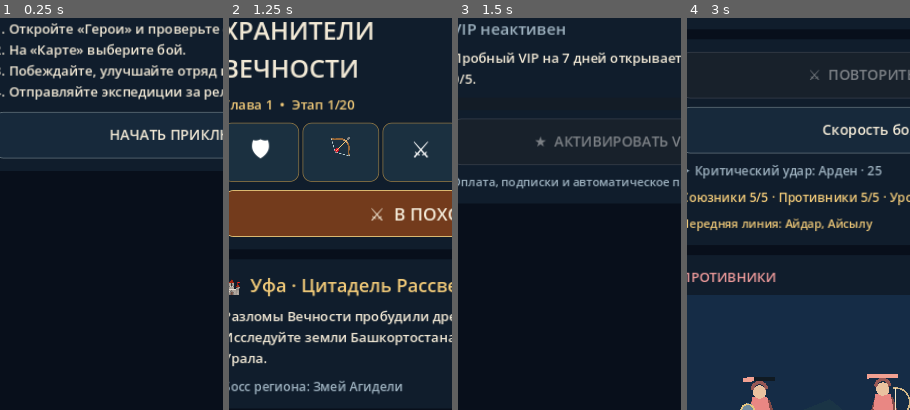
Above: before the commit, frames 1-4 (left to right).
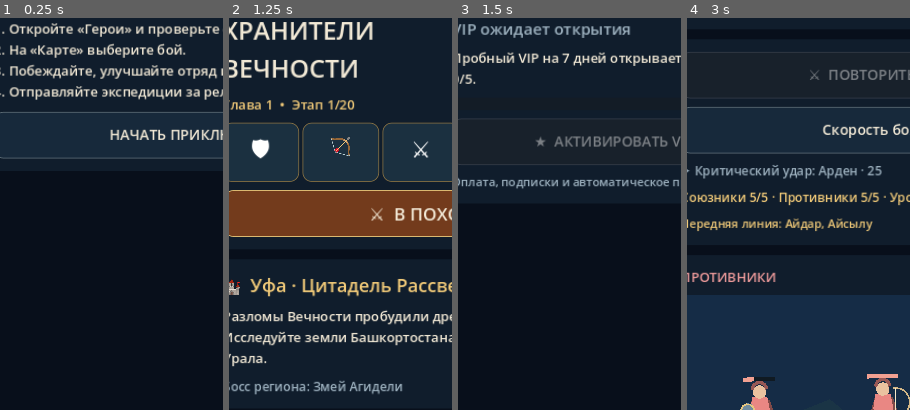
Above: after the commit, the same moments.

Repository: maillunex-lang/5x5
Game: Godot game, scene res://scenes/main.tscn
Two runs of this game, one before a commit and one after it. Both use one fixed random seed, a clock stepped at 60 frames per second and the inputs below.
Inputs:
- Up to frame 1 (0.25 s): no input
- Up to frame 2 (1.25 s): click "НАЧАТЬ ПРИКЛЮЧЕНИЕ" at 0.5 s
- Up to frame 3 (1.5 s): click "★ VIP КЛУБ" at 1.25 s
- Up to frame 4 (3 s): click "⌂ Главная" at 2 s; click "⚔ В ПОХОД" at 2.75 s
The pictures show only the part of the screen within x 6-56%, y 20-70%; the shares and areas given below are measured in that part.

Frames 1-2 are identical in both runs. In frame 3, 1.1% of the frame differs, in the area x 10-78%, y 2-6%; in frame 4, nothing differs.

Commit message:
feat(v9.7): live VIP expiry UI and status clarity

Diff:
--- a/scripts/main.gd
+++ b/scripts/main.gd
@@ -66,6 +66,7 @@
 var nav_buttons: Dictionary = {}
 var vip_expires_at := 0
 var vip_trial_claimed := false
+var vip_status_refresh_accumulator := 0.0
 var hero_header: Label
 var hud: Label
 var log_label: Label
@@ -336,6 +337,15 @@
   "loot": _show_loot()
   "vip": _show_vip()
 
+func _process_vip_ui(delta: float) -> void:
+ # v9.7: update expiration badge once a second; do not rebuild the active combat screen.
+ vip_status_refresh_accumulator += delta
+ if vip_status_refresh_accumulator < 1.0:
+  return
+ vip_status_refresh_accumulator = 0.0
+ if hud != null:
+  _refresh_hud()
+
 func _refresh_hud() -> void:
  if hud != null:
   hud.text = "◈ %d   ✦ Ур.%d%s" % [gold, level, "   ★ VIP" if _vip_active() else ""]
@@ -364,6 +374,8 @@
  var vip_button := _button("★ VIP АКТИВЕН" if _vip_active() else "★ VIP КЛУБ")
  vip_button.pressed.connect(_navigate.bind("vip"))
  banner.add_child(vip_button)
+ if vip_trial_claimed:
+  _label(banner,_vip_status_text(),13,GOLD if _vip_active() else MUTED)
  _label(banner,"ХРАНИТЕЛИ\nВЕЧНОСТИ",30,TEXT)
  _label(banner,"Глава %d  •  Этап %d/20" % [chapter,stage],16,GOLD)
  var hero_line := HBoxContainer.new()
@@ -695,6 +707,7 @@
  log_label.text = "Герои вступили в бой. Навыки срабатывают автоматически."
 
 func _process(delta: float) -> void:
+ _process_vip_ui(delta)
  if not active:
   return
  # Fixed-step simulation prevents frame-rate-dependent attack frequency.
@@ -1111,6 +1124,20 @@
 func _vip_active() -> bool:
  return vip_expires_at > 0 and int(Time.get_unix_time_from_system()) < vip_expires_at
 
+func _vip_remaining_seconds() -> int:
+ return maxi(0,vip_expires_at - int(Time.get_unix_time_from_system()))
+
+func _vip_status_text() -> String:
+ if _vip_active():
+  var seconds := _vip_remaining_seconds()
+  var days := int(seconds / 86400)
+  var hours := int((seconds % 86400) / 3600)
+  var minutes := int((seconds % 3600) / 60)
+  return "VIP активен • %d дн. %d ч. %d мин." % [days,hours,minutes]
+ if vip_trial_claimed:
+  return "Пробный VIP завершён"
+ return "VIP ожидает открытия"
+
 func _claim_vip_trial() -> void:
  # One local, free trial unlocked through normal gameplay. No purchase or real-money entitlement.
  if vip_trial_claimed or battle_wins < VIP_UNLOCK_WINS:
@@ -1125,15 +1152,15 @@
  _label(panel,"★  VIP КЛУБ ХРАНИТЕЛЕЙ",25,GOLD)
  _label(panel,"Бесплатный внутриигровой VIP, без покупок и усиления героев.",15,MUTED)
  if _vip_active():
-  var remaining := maxi(0,vip_expires_at - int(Time.get_unix_time_from_system()))
-  _label(panel,"★ VIP АКТИВЕН • осталось %d дн. %d ч." % [int(remaining / 86400),int((remaining % 86400) / 3600)],19,GOLD)
+  _label(panel,"★ " + _vip_status_text(),19,GOLD)
   _label(panel,"Привилегии: VIP-значок и быстрый доступ к полезным разделам.",15)
+  _label(panel,"Все игровые возможности доступны и без VIP.",13,MUTED)
   for entry in [{"text":"⚔  ЖУРНАЛ СРАЖЕНИЙ","screen":"journal"},{"text":"◆  СНАРЯЖЕНИЕ","screen":"equipment"},{"text":"✦  ЭКСПЕДИЦИИ","screen":"expeditions"},{"text":"☷  ЗАДАНИЯ","screen":"quests"}]:
    var shortcut := _button(entry.text)
    shortcut.pressed.connect(_navigate.bind(entry.screen))
    panel.add_child(shortcut)
  else:
-  _label(panel,"VIP неактивен",19,MUTED)
+  _label(panel,_vip_status_text(),19,MUTED)
   if not vip_trial_claimed:
    _label(panel,"Пробный VIP на 7 дней открывается после %d побед. Сейчас: %d/%d." % [VIP_UNLOCK_WINS,mini(VIP_UNLOCK_WINS,battle_wins),VIP_UNLOCK_WINS],16)
    _progress_meter(panel,battle_wins,VIP_UNLOCK_WINS,GOLD)
